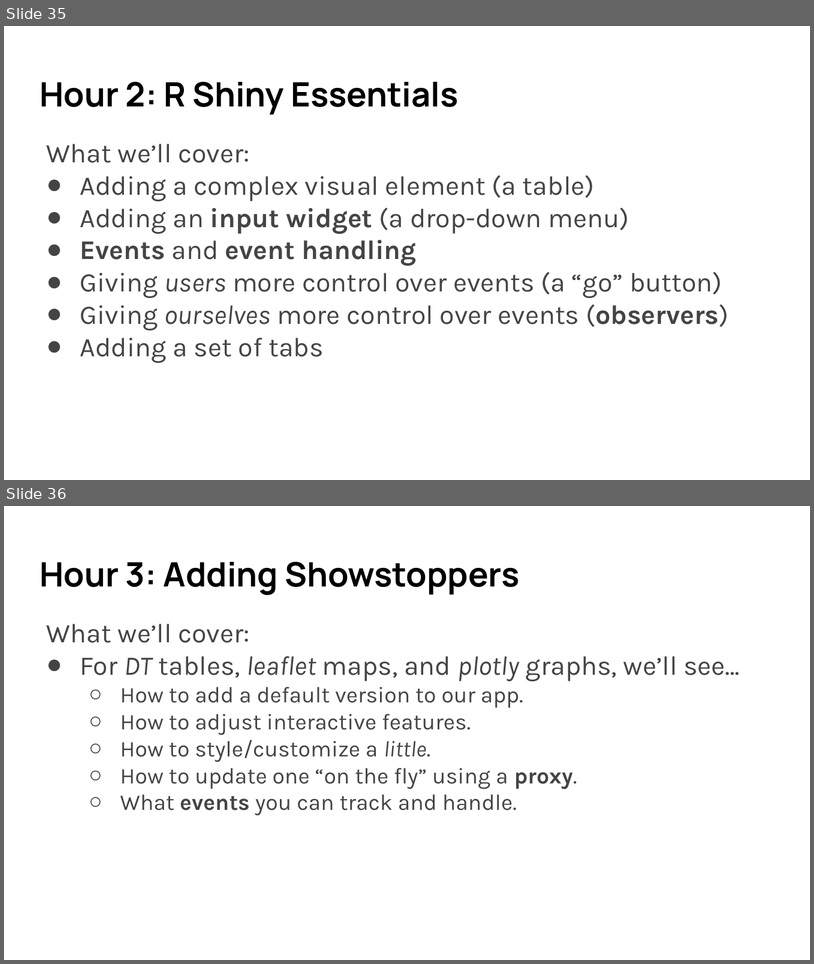
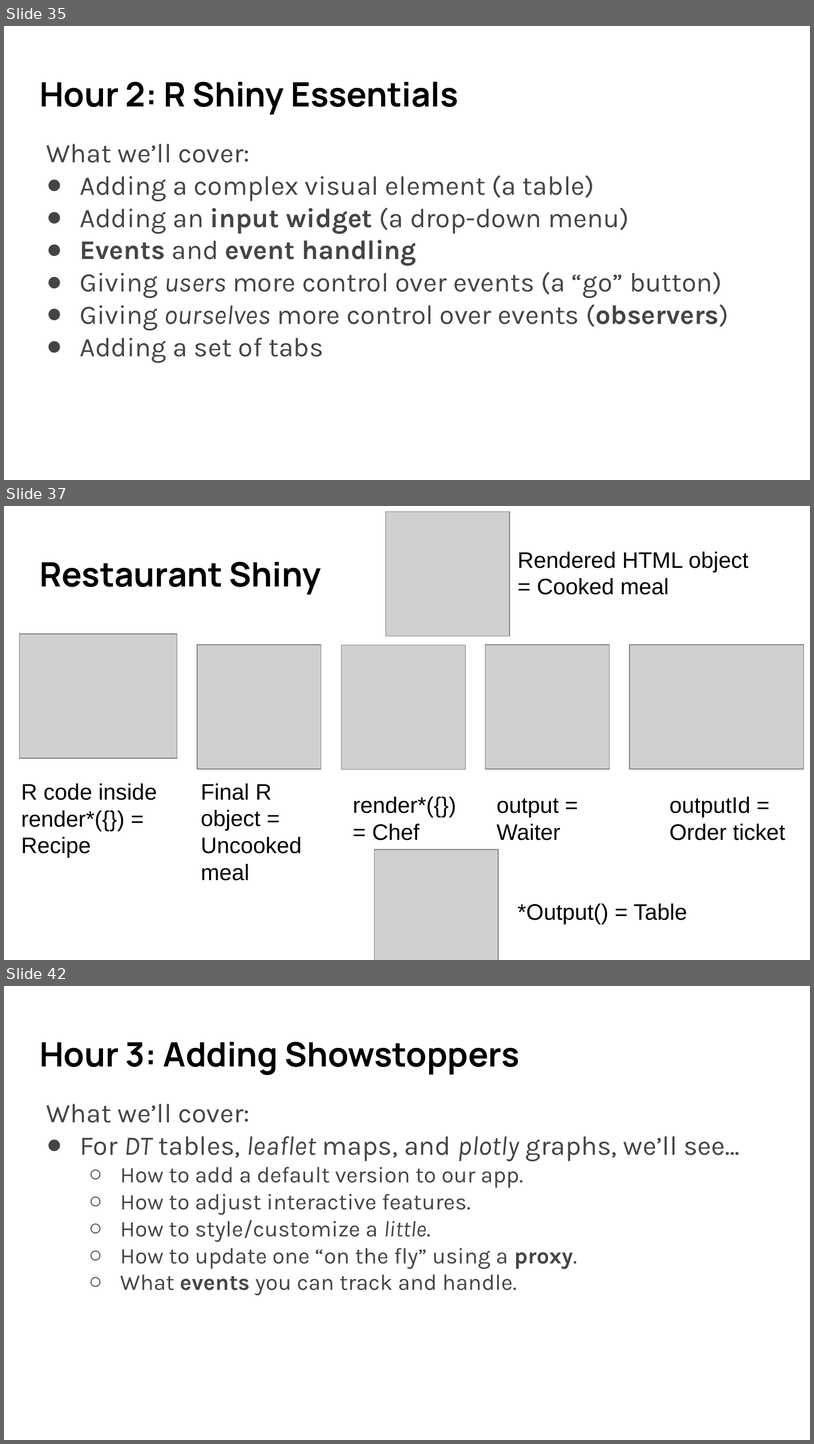
Before and after one commit to umn-dash/r-shiny, a slide deck: instructors/files/SWC slides R Shiny 2024 Fall.pptx. Shown one above the other, each under a label of ours: slides 35 and 36 before the commit, slides 35, 37 and 42 after it; the slides between them are not shown. The pictures are 814x964 and 814x1444 pixels, drawn with LibreOffice and Linux fonts; fonts in the diff are those of the drawing; grey boxes stand for pictures. Boxes give left, top, right and bottom in pixels: in the first picture for what was removed or moved away, otherwise in the second. Text is boxed around its words. In the diff, an @@ line names an element or a change of style, - is before the commit and + after.

Commit message:
Starting polishing of Shiny 3, plus Shiny 3 in-person teaching materials (only partially complete)

```diff
--- a/instructors/files/SWC slides R Shiny 2024 Fall.pptx
+++ b/instructors/files/SWC slides R Shiny 2024 Fall.pptx
@@ slide 37 added at (4, 506, 810, 960), background #FFFFFF @@
@@ picture added at (386, 511, 510, 636) @@
@@ text added at (518, 552, 749, 595), 20 pt, text #000000 @@
+Rendered HTML object = Cooked meal
@@ title added at (39, 562, 321, 595), 30 pt, text #000000, bold @@
+Restaurant Shiny
@@ picture added at (20, 634, 177, 759) @@
@@ picture added at (197, 645, 321, 769) @@
@@ picture added at (342, 645, 466, 769) @@
@@ picture added at (485, 645, 609, 769) @@
@@ picture added at (630, 645, 804, 769) @@
@@ text added at (21, 783, 157, 858), 20 pt, text #000000 @@
+R code inside render*({}) = Recipe
@@ text added at (201, 783, 302, 880), 20 pt, text #000000 @@
+Final R object = Uncooked meal
@@ text added at (353, 796, 456, 840), 20 pt, text #000000 @@
+render*({}) = Chef
@@ text added at (497, 798, 561, 840), 20 pt, text #000000 @@
+output = Waiter
@@ text added at (670, 796, 785, 840), 20 pt, text #000000 @@
+outputId = Order ticket
@@ picture added at (374, 850, 498, 960) @@
@@ text added at (518, 903, 687, 924), 20 pt, text #000000 @@
+*Output() = Table
@@ what was slide 36 is now slide 42 @@
```
Also in this commit, not shown: 5 other slides added, 7 other files.
